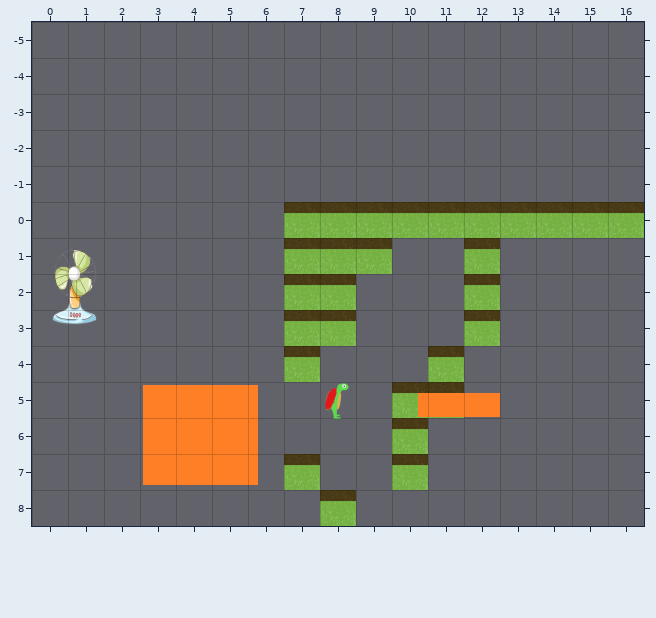
Tiled map -- Tiled/map1.tmx. Above, as it was before the edit.
Cells are 64x64 px. Shown: x 0..16, y -5..8.
Now the later version:
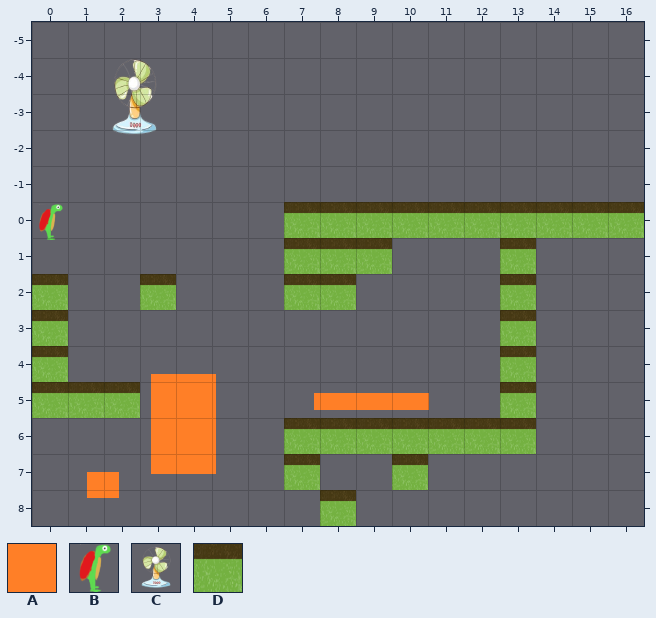
Key: from "Fan area": A 0; from "Player": B 0; from "fan": C 0; from "placeholdertile1": D 0.
_ is an empty cell.
Objects are placed by their top-left corner, in cells (3,4 is the top-left corner of cell 3,4); size is 1x1 cell unless given.
Difference:
Layer "Tile Layer 1":
y 1: x 12..13 D_ -> _D
y 2: x 0 _ -> D; x 3 _ -> D; x 12..13 D_ -> _D
y 3: x 0 _ -> D; x 7..8 DD -> __; x 12..13 D_ -> _D
y 4: x 0 _ -> D; x 7 D -> _; x 11 D -> _; x 13 _ -> D
y 5: x 0..2 ___ -> DDD; x 10..11 DD -> __; x 13 _ -> D
y 6: x 7..9 ___ -> DDD; x 11..13 ___ -> DDD
Layer "Object Layer 1":
changed: C "test fan" at 0.2,1.2 size 2x2.4 -> C "test fan" at 1.8,-4.1 size 2x2.4
changed: B "Player" at 7.9,5 -> B "Player" at 0,0
added: A "Fan area1" at 7.8,5.3 size 3.2x0.5
added: A "Fan area1" at 3.3,4.8 size 1.8x2.8
added: A "Fan area1" at 1.5,7.5 size 0.9x0.7
removed: A "Fan area2" at 10.7,5.3 size 2.3x0.7
removed: A "Fan area1" at 3.1,5.1 size 3.2x2.8
Pixel boxes of the changes (left, top, right, bottom) in both pictures:
new place: (112, 59, 157, 135)
new place: (39, 204, 63, 240)
changed: (284, 238, 536, 454)
changed: (32, 249, 140, 418)
added: (140, 274, 176, 310)
changed: (143, 374, 258, 485)
added: (87, 472, 119, 498)
